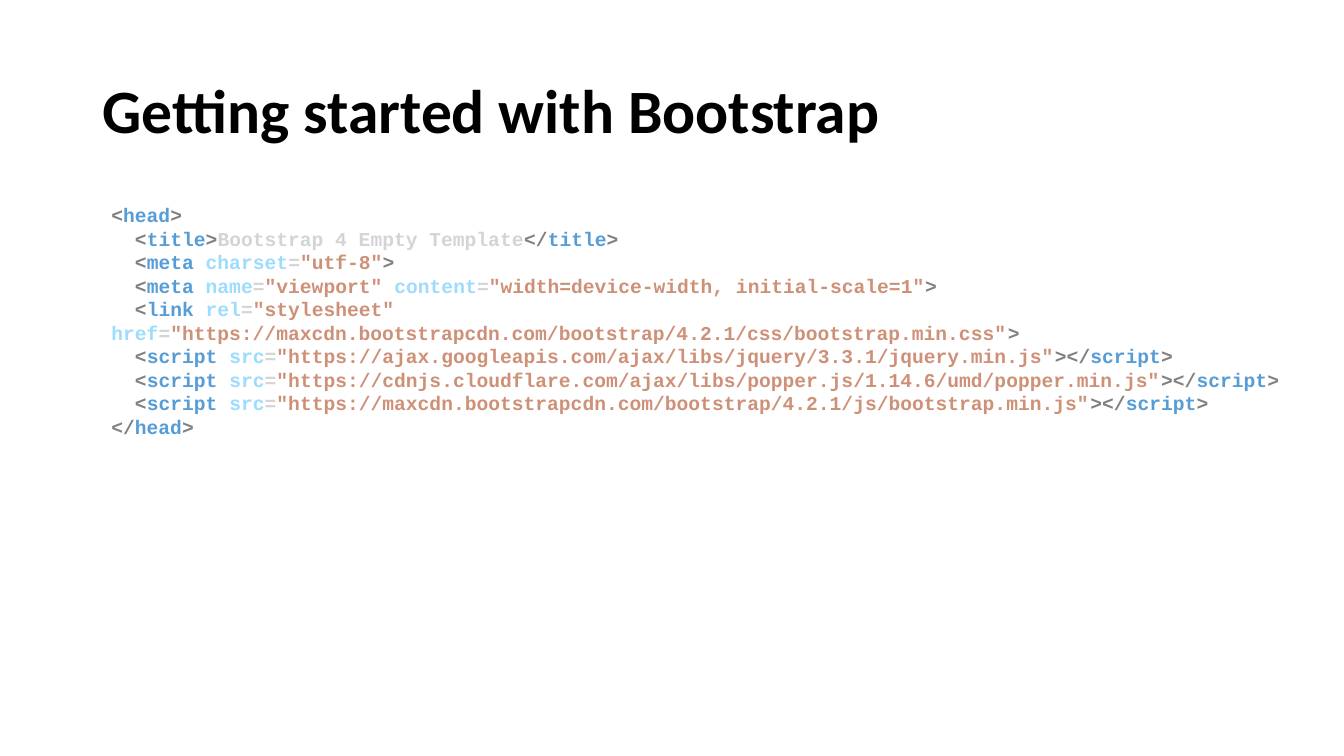
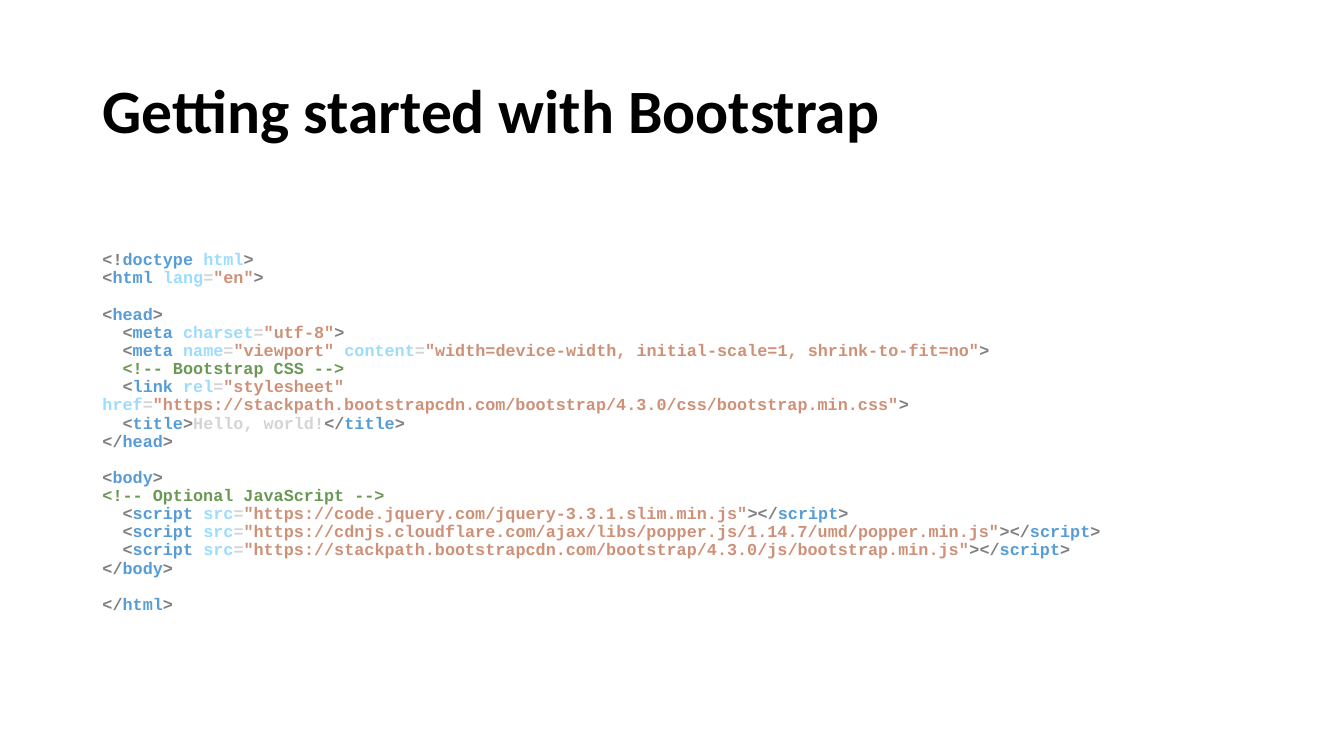
Before and after one commit to perl-easj/WebProg, a slide deck: slide 5 of 20_Bootstrap/BootstrapOverview.pptx. Drawn at 1344x756 pixels with LibreOffice and Linux fonts; fonts in the diff are those of the drawing. Boxes give left, top, right and bottom in pixels: in the first picture for what was removed or moved away, otherwise in the second. Text is boxed around its words. In the diff, an @@ line names an element or a change of style, - is before the commit and + after.

Commit message:
Added materials for WP Day 2 (Bootstrap 4)

```diff
--- a/20_Bootstrap/BootstrapOverview.pptx
+++ b/20_Bootstrap/BootstrapOverview.pptx
@@ text at bbox=[135, 232, 618, 250]: paragraph removed @@
-<title>Bootstrap 4 Empty Template</title>
@@ text "<!doctype html>": place and size @@
-text "<!doctype html>" at bbox=[111, 208, 1279, 434]
+text "<!doctype html>" at bbox=[102, 253, 1100, 610]
@@ text "<!doctype html>" at bbox=[102, 253, 1100, 610]: vertical alignment top to middle @@
@@ text at bbox=[102, 253, 264, 287]: paragraphs added @@
+<!doctype html>
+<html lang="en">
@@ text at bbox=[102, 308, 344, 447]: size 14 to 12 pt in "<head>", "<meta charset="utf-8">", "</head>"; line spacing 1 to 0.9 @@
@@ text at bbox=[102, 344, 990, 432]: text changed; size 14 to 12 pt @@
-<meta name="viewport" content="width=device-width, initial-scale=1">
-<link rel="stylesheet" href="https://maxcdn.bootstrapcdn.com/bootstrap/4.2.1/css/bootstrap.min.css">
-<script src="https://ajax.googleapis.com/ajax/libs/jquery/3.3.1/jquery.min.js"></script>
-<script src="https://cdnjs.cloudflare.com/ajax/libs/popper.js/1.14.6/umd/popper.min.js"></script>
-<script src="https://maxcdn.bootstrapcdn.com/bootstrap/4.2.1/js/bootstrap.min.js"></script>
+<meta name="viewport" content="width=device-width, initial-scale=1, shrink-to-fit=no">
+<!-- Bootstrap CSS -->
+<link rel="stylesheet" href="https://stackpath.bootstrapcdn.com/bootstrap/4.3.0/css/bootstrap.min.css">
+<title>Hello, world!</title>
@@ text at bbox=[102, 471, 1100, 610]: paragraphs added @@
+<body>
+<!-- Optional JavaScript -->
+<script src="https://code.jquery.com/jquery-3.3.1.slim.min.js"></script>
+<script src="https://cdnjs.cloudflare.com/ajax/libs/popper.js/1.14.7/umd/popper.min.js"></script>
+<script src="https://stackpath.bootstrapcdn.com/bootstrap/4.3.0/js/bootstrap.min.js"></script>
+</body>
+</html>
```
Also in this commit, not shown: 1 other slide changed, 1 slide added, 2 slides removed, 47 other files.
